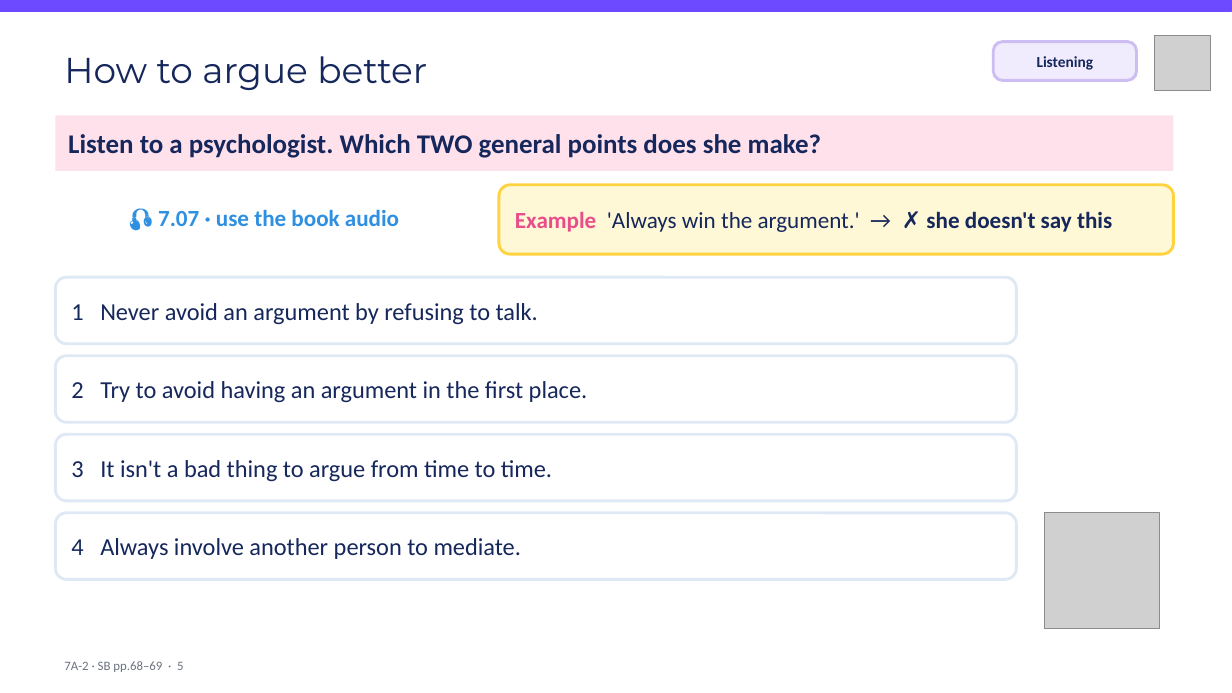
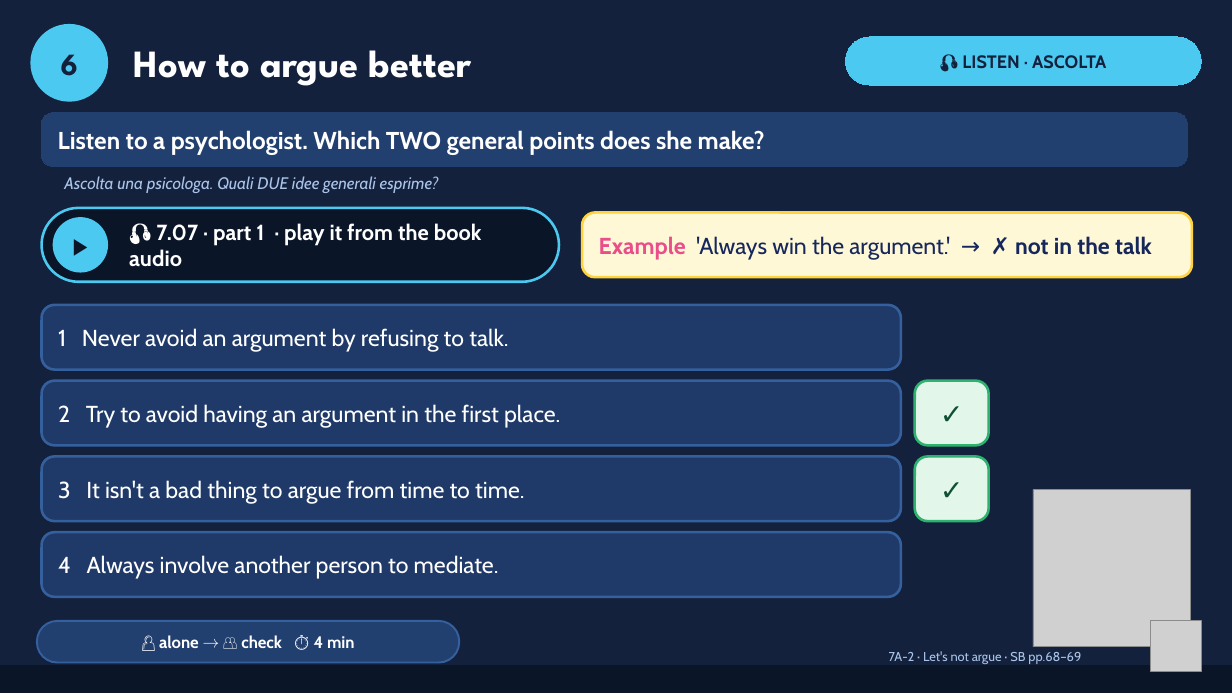
Before and after one commit to londonlanguageschool/Bagheria-, a slide deck: slide 6 of materials/B2/B2_7A-2_Lets_not_argue_2.pptx (slide 5 before the commit). Drawn at 1232x693 pixels with LibreOffice and Linux fonts; fonts in the diff are those of the drawing; grey boxes stand for pictures. Boxes give left, top, right and bottom in pixels: in the first picture for what was removed or moved away, otherwise in the second. Text is boxed around its words. In the diff, an @@ line names an element or a change of style, - is before the commit and + after.

```diff
--- a/materials/B2/B2_7A-2_Lets_not_argue_2.pptx
+++ b/materials/B2/B2_7A-2_Lets_not_argue_2.pptx
@@ background #FFFFFF to #14213D @@
@@ rectangle removed at bbox=[0, 0, 1232, 11] @@
@@ ellipse added at bbox=[32, 26, 106, 100], fill #4CC9F0, outline #4CC9F0 3 pt, 24 pt, text #14213D, bold @@
+6
@@ text "How to argue better": place and size @@
-text "How to argue better" at bbox=[64, 56, 427, 90]
+text "How to argue better" at bbox=[134, 50, 472, 86]
@@ text "How to argue better" at bbox=[134, 50, 472, 86]: size 28 to 30 pt, font Montserrat to League Spartan, text colour #16275C to #FFFFFF, bold on @@
@@ rounded rectangle added at bbox=[846, 37, 1202, 85], fill #4CC9F0, outline #4CC9F0 0.75 pt, 14 pt, text #14213D, bold @@
+🎧 LISTEN · ASCOLTA
@@ rounded rectangle removed at bbox=[994, 42, 1137, 80] @@
-Listening
@@ rounded rectangle "Listen to a psychologist. Which ...": place and size @@
-rounded rectangle "Listen to a psychologist. Which ..." at bbox=[55, 116, 1174, 171]
+rounded rectangle "Listen to a psychologist. Which ..." at bbox=[42, 113, 1188, 166]
@@ rounded rectangle "Listen to a psychologist. Which ..." at bbox=[42, 113, 1188, 166]: size 21 to 19 pt, font Calibri to Cabin, text colour #16275C to #FFFFFF; rectangle to rounded rectangle; fill #FFE1EC to #22406F; outline none to #22406F 0.75 pt @@
@@ text added at bbox=[64, 176, 439, 193], 13 pt, text #A9C4E8, italic @@
+Ascolta una psicologa. Quali DUE idee generali esprime?
@@ rounded rectangle added at bbox=[42, 208, 559, 282], fill #0B1528, outline #4CC9F0 2 pt @@
@@ ellipse added at bbox=[53, 217, 108, 273], fill #4CC9F0, 18 pt, text #0B1528, bold @@
+▶
@@ text at bbox=[129, 223, 482, 267]: text changed; size 18 to 17 pt; font Calibri to Cabin; text colour #2F8FE0 to #FFFFFF @@
-🎧 7.07 · use the book audio
+🎧 7.07 · part 1 · play it from the book audio
@@ rounded rectangle "Example 'Always win the argument.' ...": place and size @@
-rounded rectangle "Example 'Always win the argument.' ..." at bbox=[499, 185, 1174, 254]
+rounded rectangle "Example 'Always win the argument.' ..." at bbox=[582, 213, 1192, 277]
@@ rounded rectangle "Example 'Always win the argument.' ..." at bbox=[582, 213, 1192, 277]: outline #FFD23F 2.25 pt to #FFD23F 2 pt; proportions changed @@
@@ text in rounded rectangle at bbox=[599, 236, 1152, 260]: text changed; font Calibri to Cabin; bold off @@
-Example 'Always win the argument.' → ✗ she doesn't say this
+Example 'Always win the argument.' → ✗ not in the talk
@@ size 19 to 18 pt, font Calibri to Cabin, text colour #16275C to #FFFFFF; fill #FFFFFF to #1F3A68; outline #DFE9F5 2.25 pt to #35609E 2 pt; proportions changed in 4 elements at bbox=[42, 532, 901, 597], bbox=[42, 457, 901, 521], bbox=[42, 381, 901, 445], bbox=[42, 305, 901, 370] @@
@@ rounded rectangle "1 Never avoid an argument ...": place and size @@
-rounded rectangle "1 Never avoid an argument ..." at bbox=[55, 277, 1017, 344]
+rounded rectangle "1 Never avoid an argument ..." at bbox=[42, 305, 901, 370]
@@ rounded rectangle "2 Try to avoid having ...": place and size @@
-rounded rectangle "2 Try to avoid having ..." at bbox=[55, 356, 1017, 422]
+rounded rectangle "2 Try to avoid having ..." at bbox=[42, 381, 901, 445]
@@ rounded rectangle added at bbox=[915, 381, 989, 445], fill #E2F6EA, outline #2DB36F 2 pt, 22 pt, text #0F5132, bold @@
+✓
@@ rounded rectangle "3 It isn't a bad ...": place and size @@
-rounded rectangle "3 It isn't a bad ..." at bbox=[55, 434, 1017, 501]
+rounded rectangle "3 It isn't a bad ..." at bbox=[42, 457, 901, 521]
@@ rounded rectangle added at bbox=[915, 457, 989, 521], fill #E2F6EA, outline #2DB36F 2 pt, 22 pt, text #0F5132, bold @@
+✓
@@ picture: place and size @@
-picture at bbox=[1044, 513, 1160, 628]
+picture at bbox=[1033, 490, 1190, 647]
@@ rounded rectangle "4 Always involve another person ...": place and size @@
-rounded rectangle "4 Always involve another person ..." at bbox=[55, 513, 1017, 579]
+rounded rectangle "4 Always involve another person ..." at bbox=[42, 532, 901, 597]
@@ rounded rectangle added at bbox=[37, 621, 459, 663], fill #22406F, outline #35609E 1.5 pt, 13 pt, text #FFFFFF, bold @@
+👤 alone → 👥 check ⏱ 4 min
@@ picture: place and size @@
-picture at bbox=[1155, 35, 1211, 91]
+picture at bbox=[1151, 621, 1202, 672]
@@ text at bbox=[889, 651, 1081, 664]: text changed; font Calibri to Cabin; text colour #6B7280 to #A9C4E8 @@
-7A-2 · SB pp.68–69 · 5
+7A-2 · Let's not argue · SB pp.68–69
@@ rectangle added at bbox=[0, 665, 1232, 693], fill #0B1528, outline #0B1528 1 pt @@
```
Also in this commit, not shown: 10 other slides changed, 9 slides added, 12 slides removed, 27 other files.
